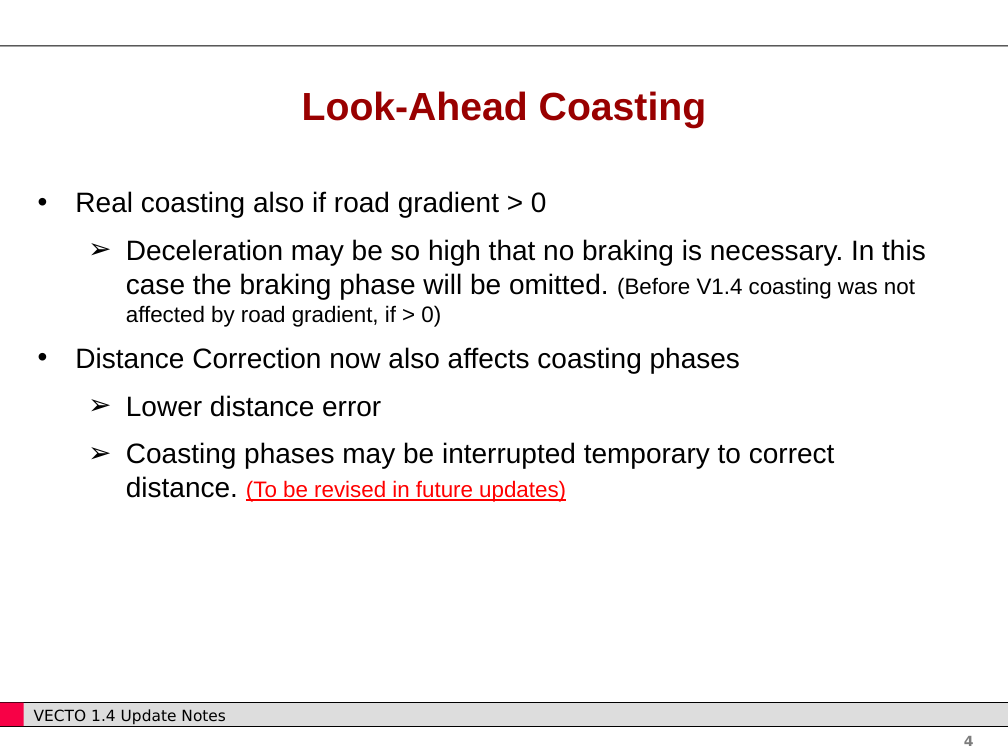
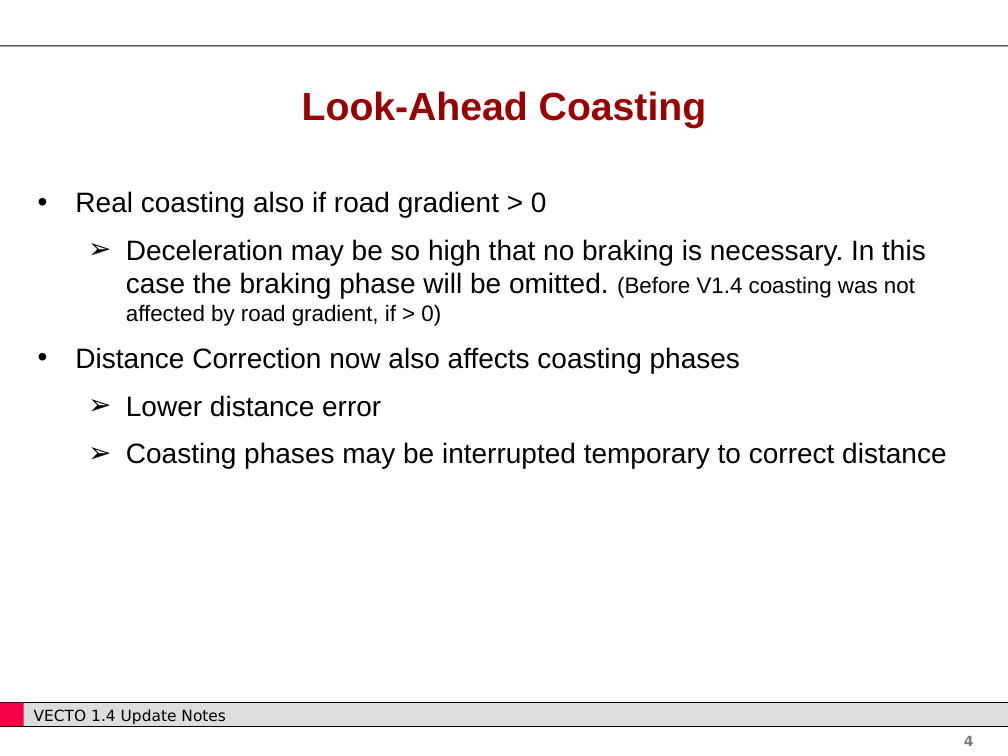
Before and after one commit to CLIMA-VECTO/vecto-sim, a slide deck: slide 4 of User Manual Source/Update Notes.pptx. Drawn at 1008x756 pixels with LibreOffice and Linux fonts; fonts in the diff are those of the drawing; background and template pictures are left out. Boxes give left, top, right and bottom in pixels: in the first picture for what was removed or moved away, otherwise in the second. Text is boxed around its words. In the diff, an @@ line names an element or a change of style, - is before the commit and + after.

```diff
--- a/User Manual Source/Update Notes.pptx
+++ b/User Manual Source/Update Notes.pptx
@@ text at (126, 442, 946, 468): text changed @@
-  ➢ Coasting phases may be interrupted temporary to correct distance. (To be revised in future updates)
+  ➢ Coasting phases may be interrupted temporary to correct distance
```
Also in this commit, not shown: 4 other slides changed, 1 other file.
